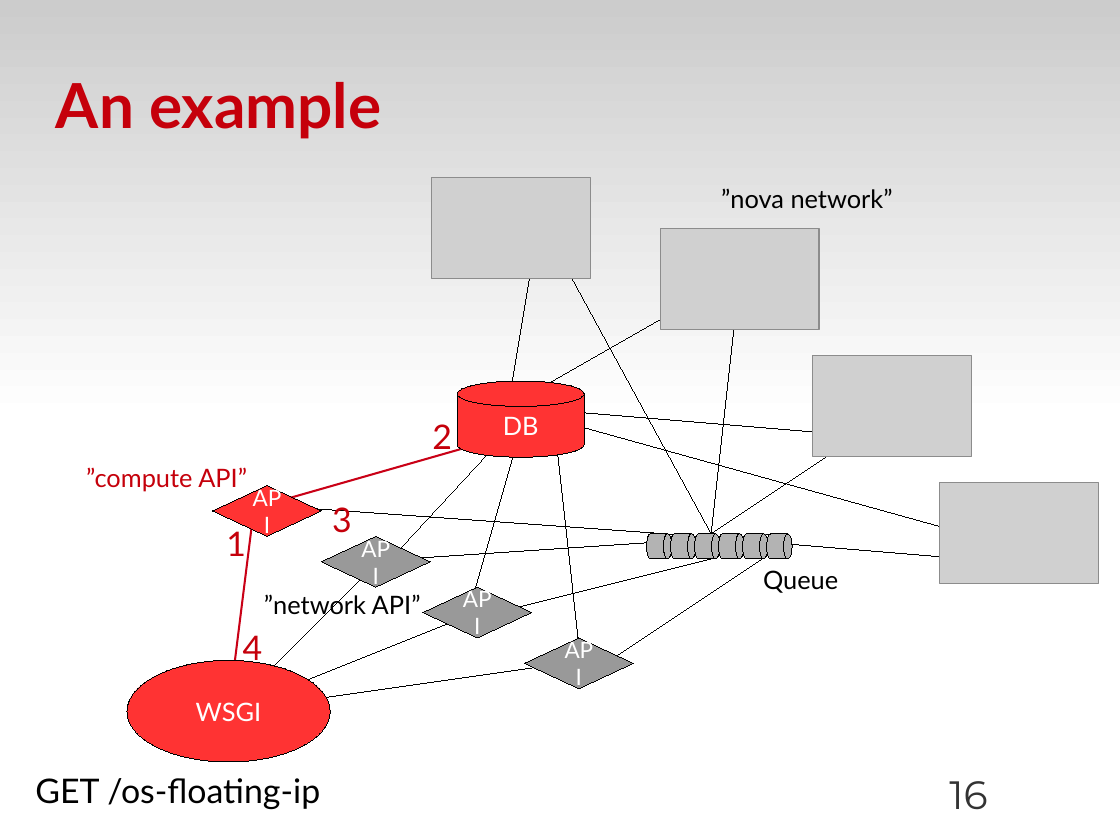
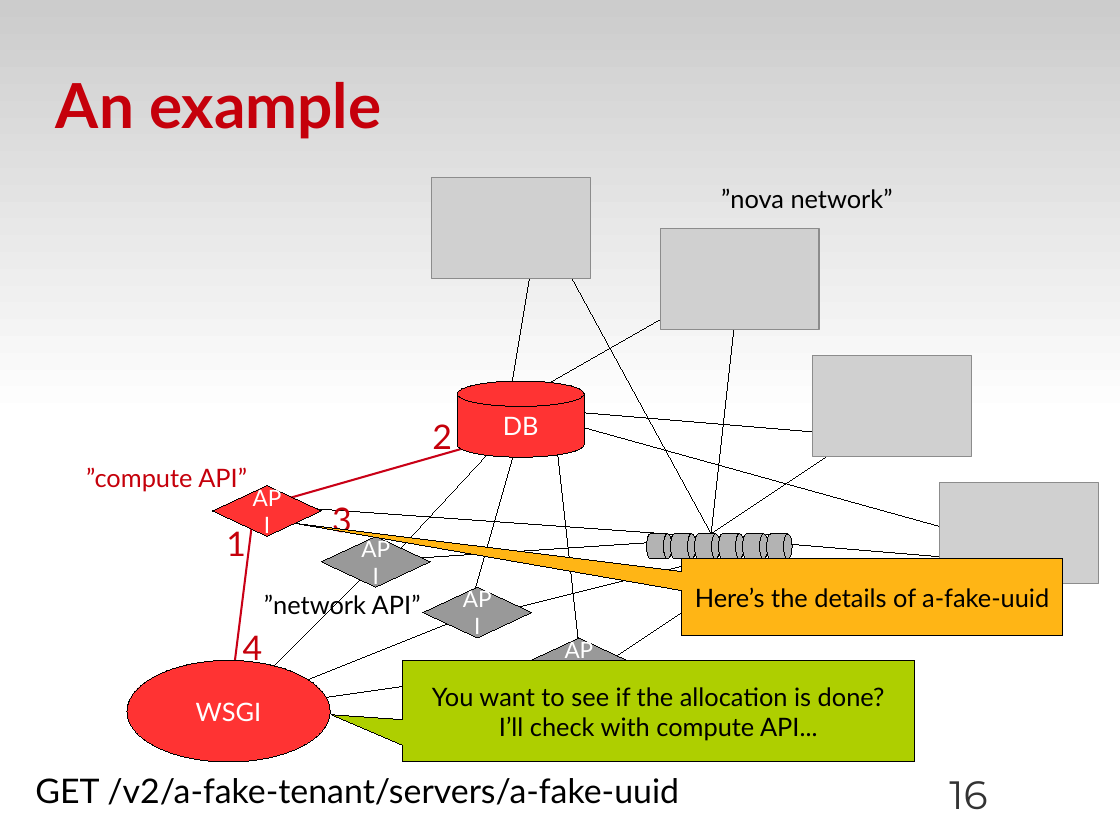
Before and after one commit to zyluo/talk-COSUG-2012, a slide deck: slide 16 of COSUG-2012.odp. Drawn at 1120x840 pixels with LibreOffice and Linux fonts; fonts in the diff are those of the drawing; grey boxes stand for pictures; background and template pictures are left out. Boxes give left, top, right and bottom in pixels: in the first picture for what was removed or moved away, otherwise in the second. Text is boxed around its words. In the diff, an @@ line names an element or a change of style, - is before the commit and + after.

Commit message:
add example text

```diff
--- a/COSUG-2012.odp
+++ b/COSUG-2012.odp
@@ speech box added at (682, 559, 1063, 635), fill #FFB515, outline #000000 0 pt, 18 pt, text #000000 @@
+Here’s the details of a-fake-uuid
@@ speech box added at (402, 661, 915, 762), fill #AECF00, outline #000000 0 pt, 18 pt, text #000000 @@
+You want to see if the allocation is done?
+I’ll check with compute API...
@@ text removed at (35, 778, 320, 810) @@
-GET /os-floating-ip
@@ text added at (35, 778, 679, 805), 24 pt, text #000000 @@
+GET /v2/a-fake-tenant/servers/a-fake-uuid
```
Also in this commit, not shown: 9 other slides changed, 2 other files.
